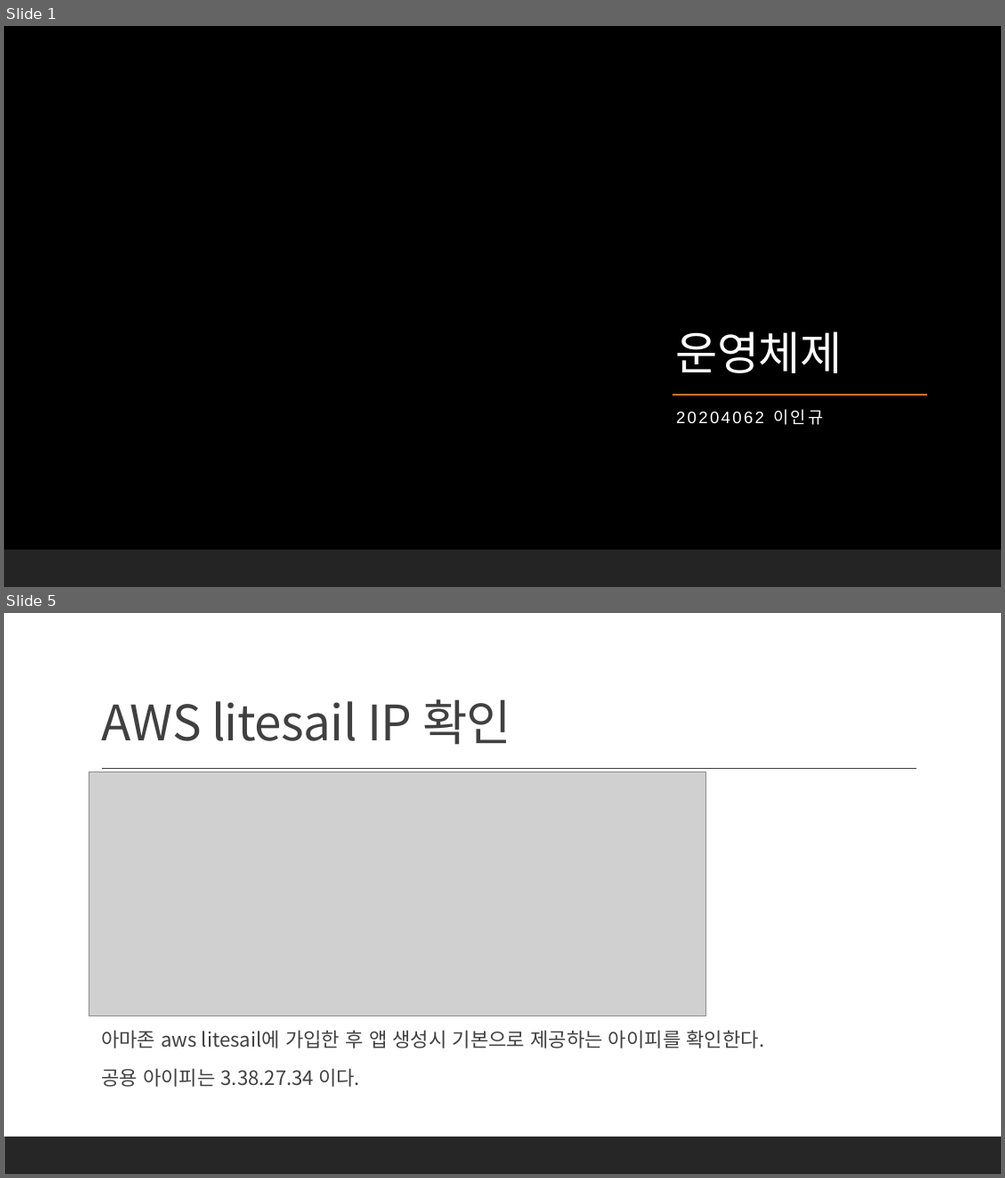
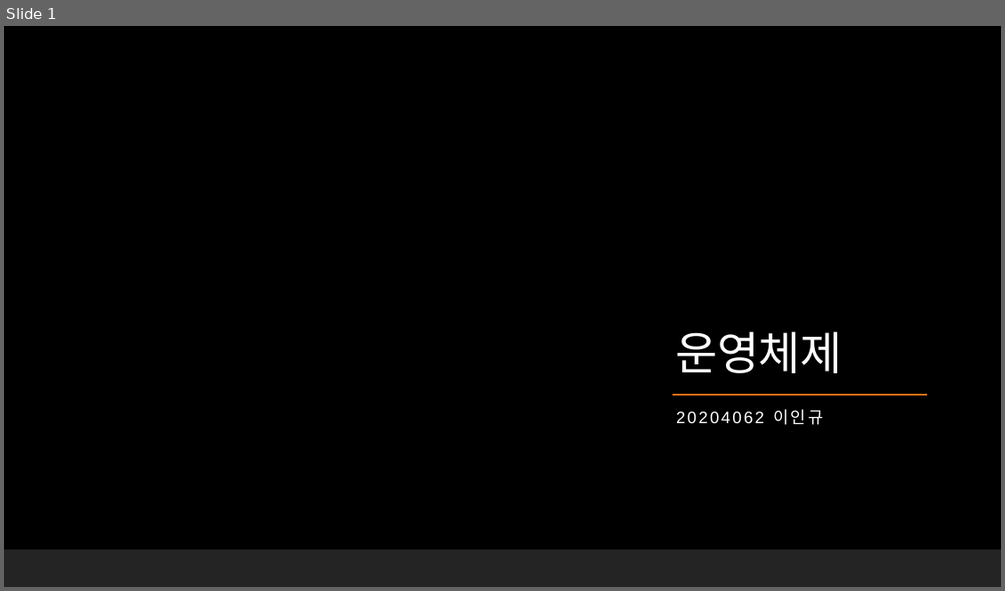
Before and after one commit to DevelopLee20/2023-1-Univ, a slide deck: 운영체제_이상정/템플릿.pptx. Shown one above the other, each under a label of ours: slides 1 and 5 before the commit, slide 1 after it; the slides between them are not shown. The pictures are 1005x1178 and 1005x591 pixels, drawn with LibreOffice and Linux fonts; fonts in the diff are those of the drawing; grey boxes stand for pictures; background and template pictures are left out. Boxes give left, top, right and bottom in pixels: in the first picture for what was removed or moved away, otherwise in the second. Text is boxed around its words. In the diff, an @@ line names an element or a change of style, - is before the commit and + after.

```diff
--- a/운영체제_이상정/템플릿.pptx
+++ b/운영체제_이상정/템플릿.pptx
@@ slide 5 removed at box(4, 613, 1001, 1174), background #FFFFFF; not listed: 1 template element that a slide beside it also shows @@
@@ title removed at box(101, 699, 511, 745) @@
-AWS litesail IP 확인
@@ picture removed at box(89, 771, 705, 1016) @@
@@ line removed from (102, 769) to (917, 769) @@
@@ text removed at box(101, 1030, 765, 1086) @@
-  아마존 aws litesail에 가입한 후 앱 생성시 기본으로 제공하는 아이피를 확인한다.
-  공용 아이피는 3.38.27.34 이다.
```
Also in this commit, not shown: 9 other slides removed, 11 other files.
